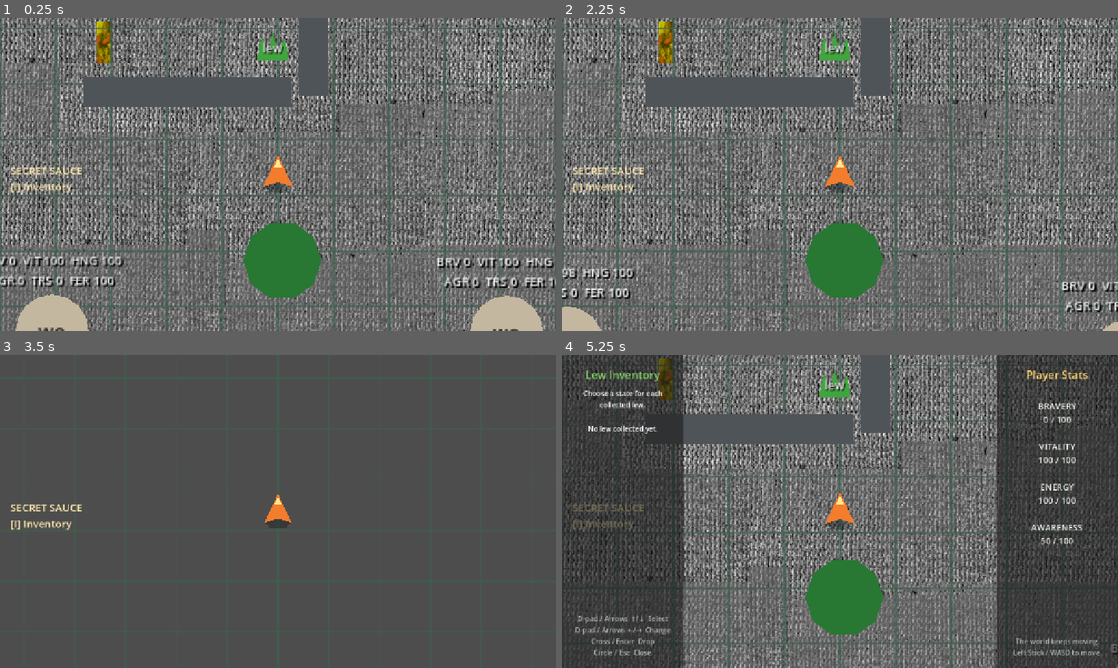
Above: before the commit, frames 1-4 (two rows, left to right).
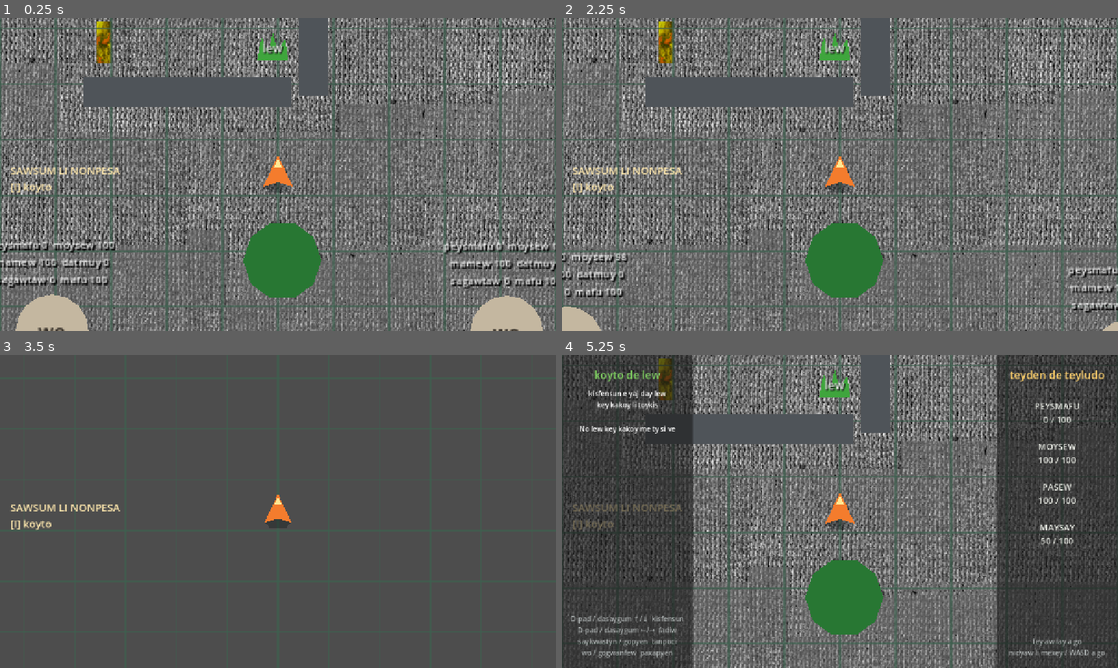
Above: after the commit, the same moments.

Repository: armikhalev/secret-sauce-godot
Game: Godot game, scene res://scenes/game.tscn
Two runs of this game, one before a commit and one after it. Both use one fixed random seed, a clock stepped at 60 frames per second and the inputs below.
Inputs (mouse positions are in pixels of both pictures, inside the frame that each line leads up to):
- Up to frame 1 (0.25 s): no input
- Up to frame 2 (2.25 s): tap Enter (menu_accept) at 0.5, 2 s; move the mouse to (962, 158) at 0.52 s; hold Right (menu_right) 0.53-1.28 s; hold = (zoom_in) 0.53-1.28 s; click (962, 158) at 0.67 s; move the mouse to (728, 190) at 1.27 s; hold Down (menu_down) 1.28-2.03 s; tap - (zoom_out) at 1.35 s; move the mouse to (895, 105) at 2.02 s; hold Right (menu_right) from 2.03 s (still down); hold = (zoom_in) from 2.03 s (still down)
- Up to frame 3 (3.5 s): tap Enter (menu_accept) at 2.75 s; move the mouse to (250, 574) at 2.77 s; release Right (menu_right) at 2.78 s; release = (zoom_in) at 2.78 s; hold Up (menu_up) from 2.78 s (still down); tap - (zoom_out) at 2.85 s; click (250, 574) at 2.92 s
- Up to frame 4 (5.25 s): tap Enter (menu_accept) at 3.5, 5 s; move the mouse to (1006, 558) at 3.52 s; release Up (menu_up) at 3.53 s; hold = (zoom_in) 3.53-4.28 s; hold Left (menu_left) 3.53-5.03 s; tap I (toggle_inventory) at 4.15 s; move the mouse to (673, 464) at 4.27 s; tap - (zoom_out) at 4.35 s; move the mouse to (867, 511) at 5.02 s; hold Down (menu_down) from 5.03 s (still down); hold = (zoom_in) from 5.03 s (still down); click (867, 511) at 5.17 s

The runs differ from the first frame. In frame 1, 3.1% of the frame differs, in the area x 0-100%, y 47-87%; in frame 2, 1.9%; in frame 3, 0.4%; in frame 4, 4.3%, in the area x 1-100%, y 0-100%.

Commit message:
translate everything into Mela

Diff:
--- a/project.godot
+++ b/project.godot
@@ -10,7 +10,7 @@
 
 [application]
 
-config/name="secret-sauce"
+config/name="Sawsum li nonpesa"
 run/main_scene="res://scenes/game.tscn"
 config/features=PackedStringArray("4.6", "Forward Plus")
 config/icon="res://icon.svg"
--- a/scenes/game.tscn
+++ b/scenes/game.tscn
@@ -783,8 +783,8 @@
 layout_mode = 2
 theme_override_colors/font_color = Color(1, 0.91, 0.68, 1)
 theme_override_font_sizes/font_size = 24
-text = "SECRET SAUCE
-[I] Inventory"
+text = "SAWSUM LI NONPESA
+[I] koyto"
 
 [node name="InventoryMenu" parent="UI" unique_id=1816078503 instance=ExtResource("5_inventory")]
 player_path = NodePath("../../World/Entities/Player")
--- a/scenes/inventory_menu.tscn
+++ b/scenes/inventory_menu.tscn
@@ -36,12 +36,12 @@
 layout_mode = 2
 theme_override_colors/font_color = Color(0.5, 0.82, 0.38, 1)
 theme_override_font_sizes/font_size = 25
-text = "Lew Inventory"
+text = "koyto de lew"
 horizontal_alignment = 1
 
 [node name="Instructions" type="Label" parent="LeftPanel/Margin/Content"]
 layout_mode = 2
-text = "Choose a state for each\ncollected lew."
+text = "kisfensun e yaj day lew\nkey kakoy li toykis"
 horizontal_alignment = 1
 
 [node name="Separator" type="HSeparator" parent="LeftPanel/Margin/Content"]
@@ -50,7 +50,7 @@
 [node name="EmptyLabel" type="Label" parent="LeftPanel/Margin/Content"]
 unique_name_in_owner = true
 layout_mode = 2
-text = "No lew collected yet."
+text = "No lew key kakoy me ty si ve"
 horizontal_alignment = 1
 
 [node name="ScrollContainer" type="ScrollContainer" parent="LeftPanel/Margin/Content"]
@@ -66,7 +66,7 @@
 [node name="Controls" type="Label" parent="LeftPanel/Margin/Content"]
 layout_mode = 2
 theme_override_colors/font_color = Color(0.68, 0.7, 0.7, 1)
-text = "D-pad / Arrows ↑/↓  Select\nD-pad / Arrows ←/→  Change\nCross / Enter  Drop\nCircle / Esc  Close"
+text = "D-pad / dasaygum ↑/↓  kisfensun\nD-pad / dasaygum ←/→  fadiw\nsaykwastyn / gopyen  tanpoci\nwo / gogwanfew  paxapyen"
 horizontal_alignment = 1
 
 [node name="RightPanel" type="PanelContainer" parent="."]
@@ -94,7 +94,7 @@
 layout_mode = 2
 theme_override_colors/font_color = Color(1, 0.82, 0.42, 1)
 theme_override_font_sizes/font_size = 25
-text = "Player Stats"
+text = "teyden de teyludo"
 horizontal_alignment = 1
 
 [node name="Separator" type="HSeparator" parent="RightPanel/Margin/Content"]
@@ -105,12 +105,12 @@
 layout_mode = 2
 theme_override_colors/font_color = Color(0.94, 0.95, 0.92, 1)
 theme_override_font_sizes/font_size = 20
-text = "BRAVERY\n0 / 100\n\nVITALITY\n100 / 100\n\nENERGY\n100 / 100"
+text = "PEYSMAFU\n0 / 100\n\nMOYSEW\n100 / 100\n\nPASEW\n100 / 100\n\nMAYSAY\n50 / 100"
 horizontal_alignment = 1
 
 [node name="LiveHint" type="Label" parent="RightPanel/Margin/Content"]
 layout_mode = 2
 size_flags_vertical = 10
 theme_override_colors/font_color = Color(0.68, 0.7, 0.7, 1)
-text = "The world keeps moving.\nLeft Stick / WASD to move."
+text = "ley aw lay a go\nnidyaw li mexey / WASD a go"
 horizontal_alignment = 1
--- a/scenes/saykwastes.tscn
+++ b/scenes/saykwastes.tscn
@@ -40,16 +40,16 @@
 avoidance_enabled = true
 
 [node name="DebugStats" type="Label" parent="."]
-offset_left = -105.0
-offset_top = -108.0
-offset_right = 105.0
+offset_left = -150.0
+offset_top = -126.0
+offset_right = 150.0
 offset_bottom = -64.0
 theme_override_colors/font_color = Color(1, 1, 1, 1)
 theme_override_colors/font_shadow_color = Color(0, 0, 0, 1)
 theme_override_constants/shadow_offset_x = 2
 theme_override_constants/shadow_offset_y = 2
-theme_override_font_sizes/font_size = 14
-text = "BRV 0  VIT 100  HNG 0\nAGR 50  TRS 0  FER 0  RAD 560"
+theme_override_font_sizes/font_size = 13
+text = "peysmafu 0  moysew 100\nmamew 0  datmuy 50\nsagawtaw 0  mafu 0  radius 560"
 horizontal_alignment = 1
 vertical_alignment = 1
 mouse_filter = 2
--- a/scenes/wo.tscn
+++ b/scenes/wo.tscn
@@ -29,16 +29,16 @@
 shape = SubResource("CircleShape2D_wo")
 
 [node name="DebugStats" type="Label" parent="."]
-offset_left = -105.0
-offset_top = -91.0
-offset_right = 105.0
+offset_left = -125.0
+offset_top = -109.0
+offset_right = 125.0
 offset_bottom = -49.0
 theme_override_colors/font_color = Color(1, 1, 1, 1)
 theme_override_colors/font_shadow_color = Color(0, 0, 0, 1)
 theme_override_constants/shadow_offset_x = 2
 theme_override_constants/shadow_offset_y = 2
-theme_override_font_sizes/font_size = 14
-text = "BRV 0  VIT 100  HNG 100\nAGR 0  TRS 0  FER 100"
+theme_override_font_sizes/font_size = 12
+text = "peysmafu 0  moysew 100\nmamew 100  datmuy 0\nsagawtaw 0  mafu 100"
 horizontal_alignment = 1
 vertical_alignment = 1
 mouse_filter = 2
--- a/scripts/inventory_menu.gd
+++ b/scripts/inventory_menu.gd
@@ -66,9 +66,9 @@
 		item_label.text = "Lew %d" % (index + 1)
 		item_label.size_flags_horizontal = Control.SIZE_EXPAND_FILL
 
-		state_selector.add_item("Plain", LewData.State.PLAIN)
-		state_selector.add_item("Poisonous", LewData.State.POISONOUS)
-		state_selector.add_item("Tasty", LewData.State.TASTY)
+		state_selector.add_item("li kunkis", LewData.State.PLAIN)
+		state_selector.add_item("li yaxatolosoy", LewData.State.POISONOUS)
+		state_selector.add_item("li mewteylavi", LewData.State.TASTY)
 		state_selector.select(player.lew_inventory[index].state)
 		state_selector.focus_mode = Control.FOCUS_NONE
 		state_selector.item_selected.connect(_on_state_selected.bind(index))
@@ -97,7 +97,7 @@
 
 func _update_player_stats() -> void:
 	player_stats_label.text = (
-		"BRAVERY\n%d / 100\n\nVITALITY\n%d / 100\n\nENERGY\n%d / 100\n\nAWARENESS\n%d / 100"
+		"PEYSMAFU\n%d / 100\n\nMOYSEW\n%d / 100\n\nPASEW\n%d / 100\n\nMAYSAY\n%d / 100"
 		% [player.bravery, player.vitality, player.energy, player.awareness]
 	)
 
--- a/scripts/saykwastes.gd
+++ b/scripts/saykwastes.gd
@@ -285,6 +285,6 @@
 
 func _update_debug_stats() -> void:
 	$DebugStats.text = (
-		"BRV %d  VIT %d  HNG %d\nAGR %d  TRS %d  FER %d  RAD %d"
+		"peysmafu %d  moysew %d\nmamew %d  datmuy %d\nsagawtaw %d  mafu %d  radius %d"
 		% [bravery, vitality, hunger, aggression, trust, fear, roundi(aggression_radius)]
 	)
--- a/scripts/wo.gd
+++ b/scripts/wo.gd
@@ -162,6 +162,6 @@
 
 func _update_debug_stats() -> void:
 	$DebugStats.text = (
-		"BRV %d  VIT %d  HNG %d\nAGR %d  TRS %d  FER %d"
+		"peysmafu %d  moysew %d\nmamew %d  datmuy %d\nsagawtaw %d  mafu %d"
 		% [bravery, vitality, hunger, aggression, trust, fear]
 	)
